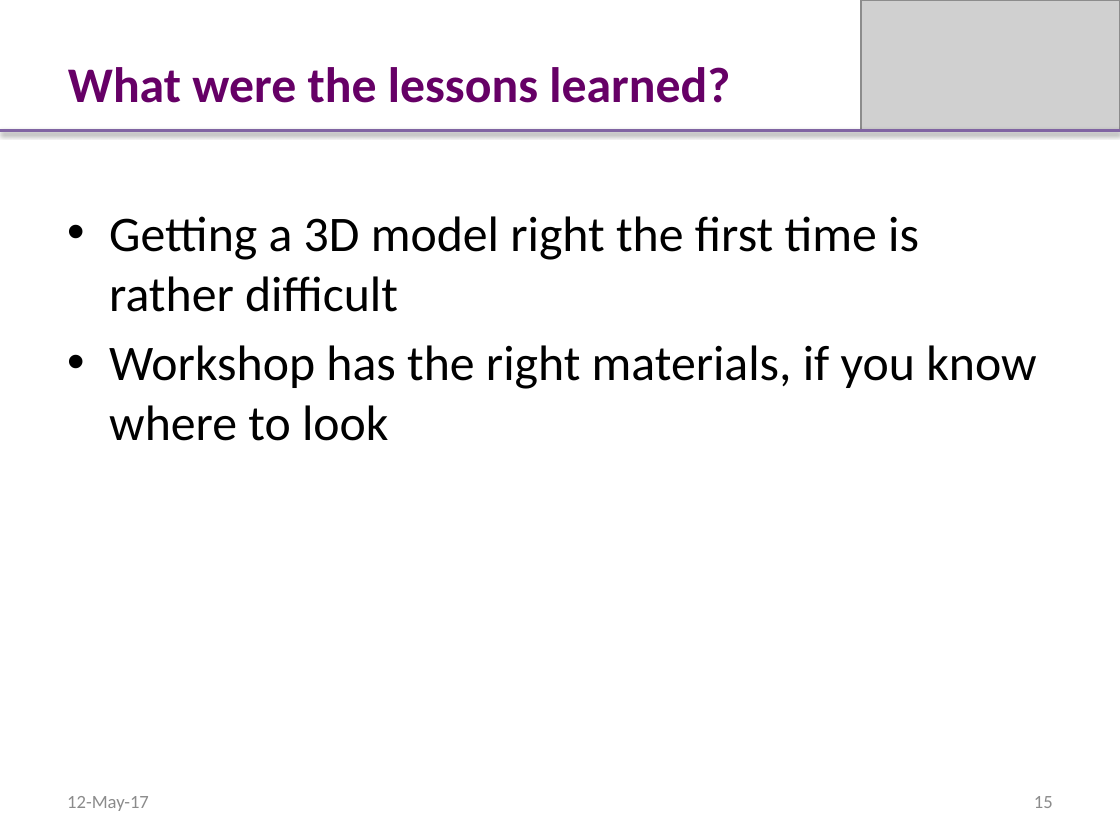
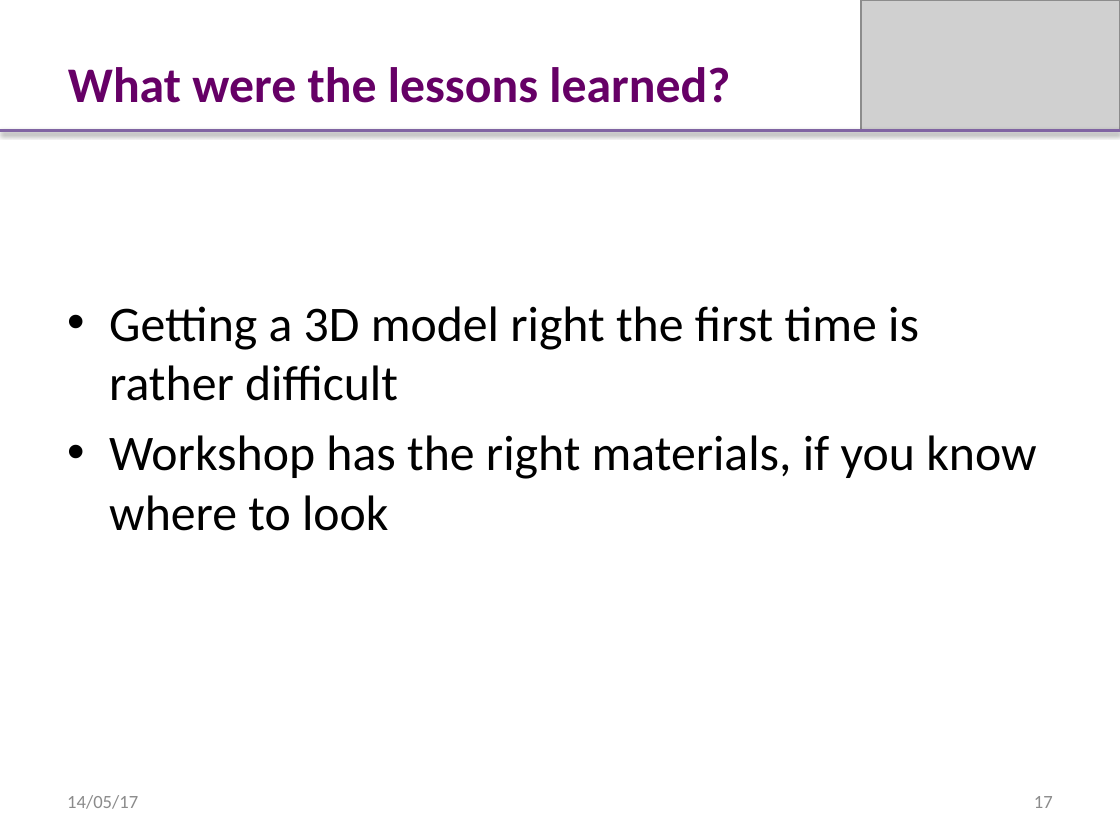
Before and after one commit to InternetOfTrash/iot-docs, a slide deck: slide 17 of presentation_15may.pptx (slide 15 before the commit). Drawn at 1120x840 pixels with LibreOffice and Linux fonts; fonts in the diff are those of the drawing; grey boxes stand for pictures. Boxes give left, top, right and bottom in pixels: in the first picture for what was removed or moved away, otherwise in the second. Text is boxed around its words. In the diff, an @@ line names an element or a change of style, - is before the commit and + after.

```diff
--- a/presentation_15may.pptx
+++ b/presentation_15may.pptx
@@ text "Getting a 3D model right ...": place and size @@
-text "Getting a 3D model right ..." at [109, 216, 1036, 441]
+text "Getting a 3D model right ..." at [109, 306, 1036, 531]
@@ text at [67, 795, 138, 809]: text changed @@
-12-May-17
+14/05/17
@@ page number at [1034, 796, 1053, 808]: text changed @@
-15
+17
```
Also in this commit, not shown: 16 other slides changed, 2 slides added.
